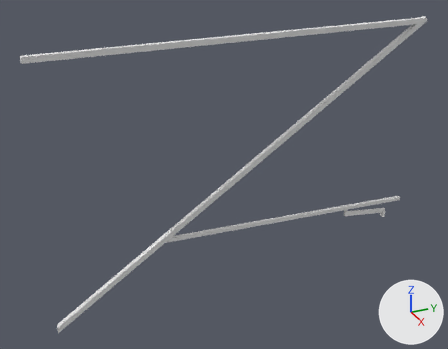
The OBJ model common/src/main/resources/assets/pantographsandwires/models/block/cantilever/single/5/cantilever_inner_8px.obj, before and after one commit.
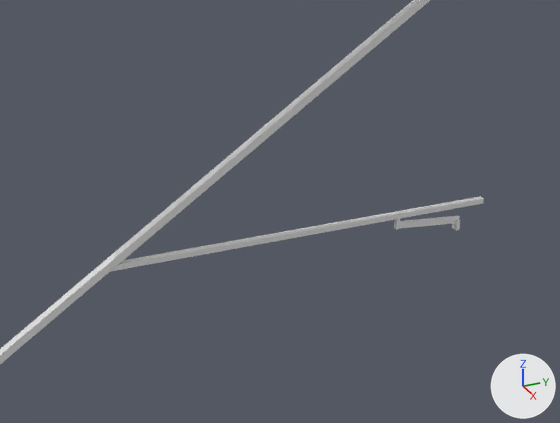
There are two pictures of each version: one whole from a camera (50 mm lens) standing at (6.54, -1.87, 2.1) and looking at (0.41, 0.88, -0.96), one close up on the part from 21% to 100% of the width and 21% to 97% of the height. Every picture has the same lights, and +X, +Y and +Z are marked at lower right. The older version's two pictures come first. Where no turn or scale is listed for an object, it has been applied to the vertices.

Names of what the first close-up shows: '43fb1e02-8a96-49aa-8826-2a4d1bbbc528', '8461a436-0b03-447a-94c4-9ffe03348755', '8e08f15f-6523-4549-85f3-dfa845f3aafd', '9bb9b2ad-9b8a-46db-818d-e9cf38b1f699', 'c3887bfd-0079-422e-b33a-099d460ce8fb'.
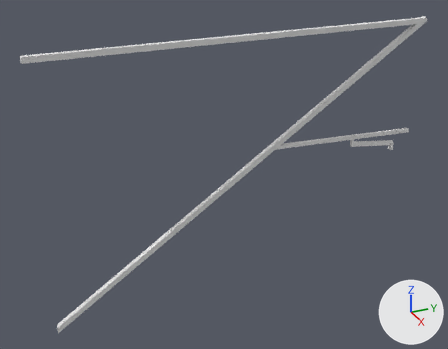
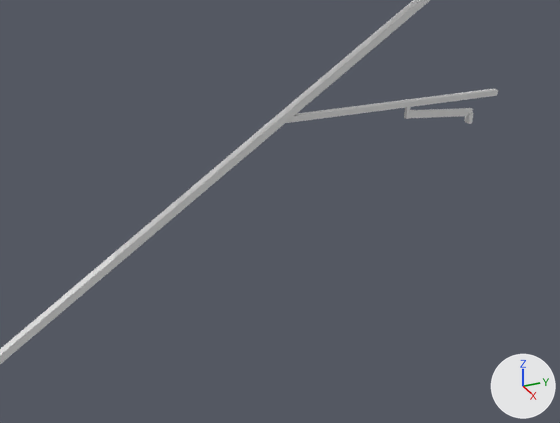
Diff of the bpy script that builds the scene:
```diff
--- a/common/src/main/resources/assets/pantographsandwires/models/block/cantilever/single/5/cantilever_inner_8px.obj.py
+++ b/common/src/main/resources/assets/pantographsandwires/models/block/cantilever/single/5/cantilever_inner_8px.obj.py
@@ me_e0f63e58_f302_41d9_8b18_9369e099c05f @@
+me_e0f63e58_f302_41d9_8b18_9369e099c05f.from_pydata([(0.52, 1.56, -0.66), (0.52, 3.5, -0.75), (0.52, 1.49, -0.71), (0.52, 3.5, -0.79), (0.48, 3.5, -0.75), (0.48, 1.56, -0.66), (0.48, 3.5, -0.79), (0.48, 1.49, -0.71)], [], [(3, 6, 4, 1), (2, 3, 1, 0), (7, 2, 0, 5), (6, 7, 5, 4), (5, 0, 1, 4), (6, 3, 2, 7)])
+me_e0f63e58_f302_41d9_8b18_9369e099c05f.materials.append(mat_m_53ac917a_6908_652e_015c_c53640b020ed)  # white #e7e7e7
@@ me_0ba8b667_5cb8_4ba1_992c_bf01d789bd64 @@
+me_0ba8b667_5cb8_4ba1_992c_bf01d789bd64.from_pydata([(0.509, 2.623, -0.796), (0.509, 3.273, -0.881), (0.509, 2.614, -0.858), (0.509, 3.265, -0.943), (0.491, 3.273, -0.881), (0.491, 2.623, -0.796), (0.491, 3.265, -0.943), (0.491, 2.614, -0.858)], [], [(3, 6, 4, 1), (2, 3, 1, 0), (7, 2, 0, 5), (6, 7, 5, 4), (5, 0, 1, 4), (6, 3, 2, 7)])
+me_0ba8b667_5cb8_4ba1_992c_bf01d789bd64.materials.append(mat_m_53ac917a_6908_652e_015c_c53640b020ed)  # white #e7e7e7
@@ ob_43fb1e02_8a96_49aa_8826_2a4d1bbbc528 @@
-ob_43fb1e02_8a96_49aa_8826_2a4d1bbbc528 = bpy.data.objects.new('43fb1e02-8a96-49aa-8826-2a4d1bbbc528', me_43fb1e02_8a96_49aa_8826_2a4d1bbbc528)
@@ ob_8461a436_0b03_447a_94c4_9ffe03348755 @@
-ob_8461a436_0b03_447a_94c4_9ffe03348755 = bpy.data.objects.new('8461a436-0b03-447a-94c4-9ffe03348755', me_8461a436_0b03_447a_94c4_9ffe03348755)
@@ ob_8e08f15f_6523_4549_85f3_dfa845f3aafd @@
-ob_8e08f15f_6523_4549_85f3_dfa845f3aafd = bpy.data.objects.new('8e08f15f-6523-4549-85f3-dfa845f3aafd', me_8e08f15f_6523_4549_85f3_dfa845f3aafd)
@@ ob_9bb9b2ad_9b8a_46db_818d_e9cf38b1f699 @@
-ob_9bb9b2ad_9b8a_46db_818d_e9cf38b1f699 = bpy.data.objects.new('9bb9b2ad-9b8a-46db-818d-e9cf38b1f699', me_9bb9b2ad_9b8a_46db_818d_e9cf38b1f699)
@@ ob_e29d8aa2_e1e6_416b_88c9_b5d6579e7066 @@
+ob_e29d8aa2_e1e6_416b_88c9_b5d6579e7066 = bpy.data.objects.new('e29d8aa2-e1e6-416b-88c9-b5d6579e7066', me_e29d8aa2_e1e6_416b_88c9_b5d6579e7066)  # a box spanning x 0.4688..0.5312, y 3.2344..3.2656, z -1.0..-0.9063; in mat_m_d01e7a2a_8f73_2e81_4c23_374b2442e0d3 (white #e7e7e7)
+ob_e29d8aa2_e1e6_416b_88c9_b5d6579e7066.location = (0.0, 0.0, 0.0)
@@ ob_e0f63e58_f302_41d9_8b18_9369e099c05f @@
+ob_e0f63e58_f302_41d9_8b18_9369e099c05f = bpy.data.objects.new('e0f63e58-f302-41d9-8b18-9369e099c05f', me_e0f63e58_f302_41d9_8b18_9369e099c05f)
+ob_e0f63e58_f302_41d9_8b18_9369e099c05f.location = (0.0, 0.0, 0.0)
@@ ob_aa867370_7163_40de_8211_634d4335c386 @@
+ob_aa867370_7163_40de_8211_634d4335c386 = bpy.data.objects.new('aa867370-7163-40de-8211-634d4335c386', me_aa867370_7163_40de_8211_634d4335c386)  # a box spanning x 0.484..0.516, y 2.609..2.641, z -0.859..-0.703; in mat_m_53ac917a_6908_652e_015c_c53640b020ed (white #e7e7e7)
+ob_aa867370_7163_40de_8211_634d4335c386.location = (0.0, 0.0, 0.0)
@@ ob_0ba8b667_5cb8_4ba1_992c_bf01d789bd64 @@
+ob_0ba8b667_5cb8_4ba1_992c_bf01d789bd64 = bpy.data.objects.new('0ba8b667-5cb8-4ba1-992c-bf01d789bd64', me_0ba8b667_5cb8_4ba1_992c_bf01d789bd64)
+ob_0ba8b667_5cb8_4ba1_992c_bf01d789bd64.location = (0.0, 0.0, 0.0)
```

Where the change shows, as pixel boxes [x1, y1, x2, y2] in the close-ups (560 x 423 px):
'43fb1e02-8a96-49aa-8826-2a4d1bbbc528', deleted: before [110, 196, 484, 272]
'e0f63e58-f302-41d9-8b18-9369e099c05f', added: after [286, 88, 498, 123]
'0ba8b667-5cb8-4ba1-992c-bf01d789bd64', added: after [410, 108, 473, 118]
'8e08f15f-6523-4549-85f3-dfa845f3aafd', deleted: before [399, 216, 460, 229]
'aa867370-7163-40de-8211-634d4335c386', added: after [404, 99, 411, 119]
'e29d8aa2-e1e6-416b-88c9-b5d6579e7066', added: after [464, 112, 473, 124]
'9bb9b2ad-9b8a-46db-818d-e9cf38b1f699', deleted: before [394, 211, 401, 229]
'8461a436-0b03-447a-94c4-9ffe03348755', deleted: before [452, 219, 460, 230]
